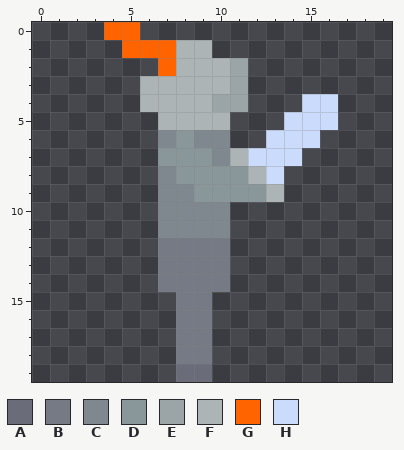
Two versions of one pixel-art sprite, resources/sprites/combatants/fighter/idle/000.png. That is the earlier state.
The file is 20x20 pixels.
Palette (. is transparent): A #6a6c79  B #757a84  C #7f888f  D #89969a  E #9ba5a8  F #acb4b6  G #ff6400  H #cbdbfc
Once edited:
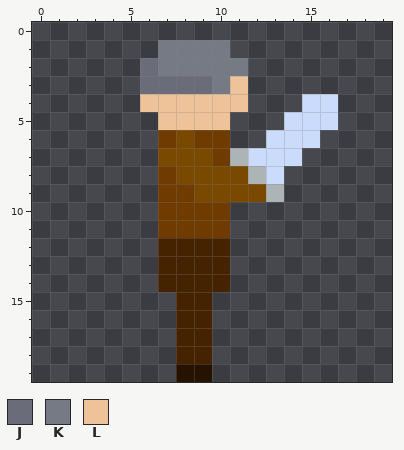
Colours new in this view: J #6a6c79  K #757a84  L #eec39a
From old to new:
@@ palette @@
-A #6a6c79
+A #251200
-B #757a84
+B #462300
-C #7f888f
+C #6f3b00
-D #89969a
+D #794900
@@ x 2..13 @@
- 0 ..GG........
- 1 ...GGGFF....
- 2 .....GFFFE..
- 3 ....FFFFFE..
- 4 ....FFFFEE..
- 5 .....FFFF...
+ 0 ............
+ 1 .....KKKK...
+ 2 ....JKKKKK..
+ 3 ....JJJJKL..
+ 4 ....LLLLLL..
+ 5 .....LLLL...
  6 .....CDCC..H
Changed places in both pictures, as pixel boxes (x1, y1, x2, y2):
changed: (104, 22, 266, 382)
